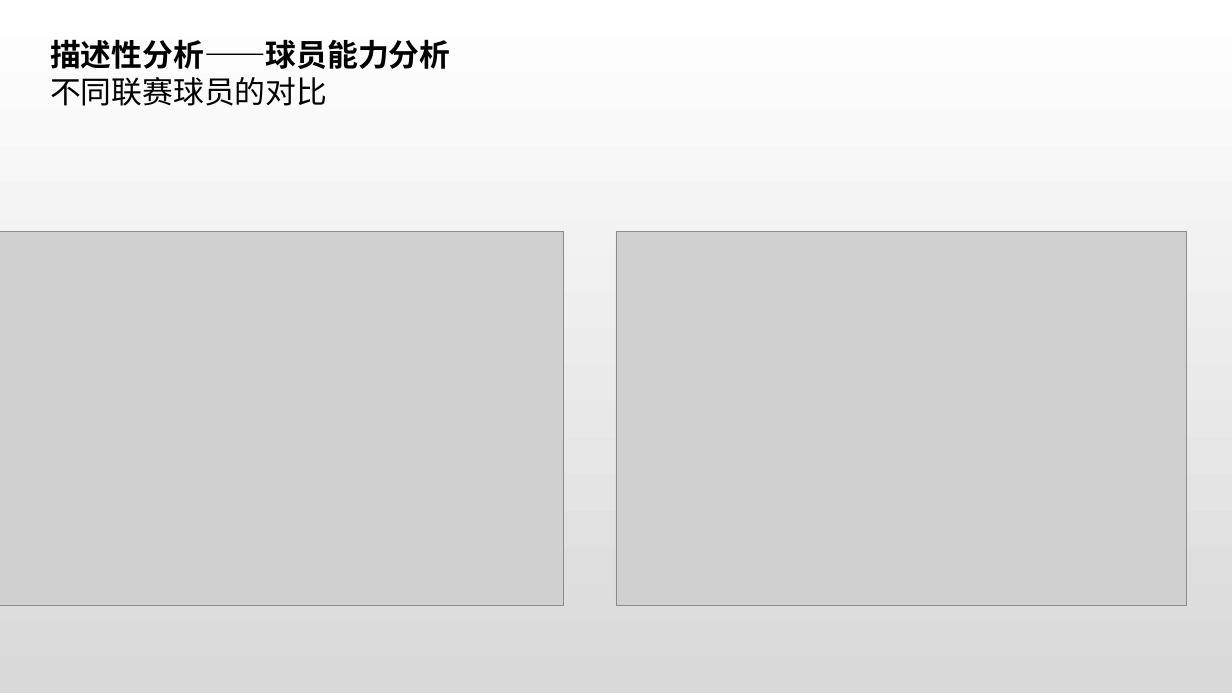
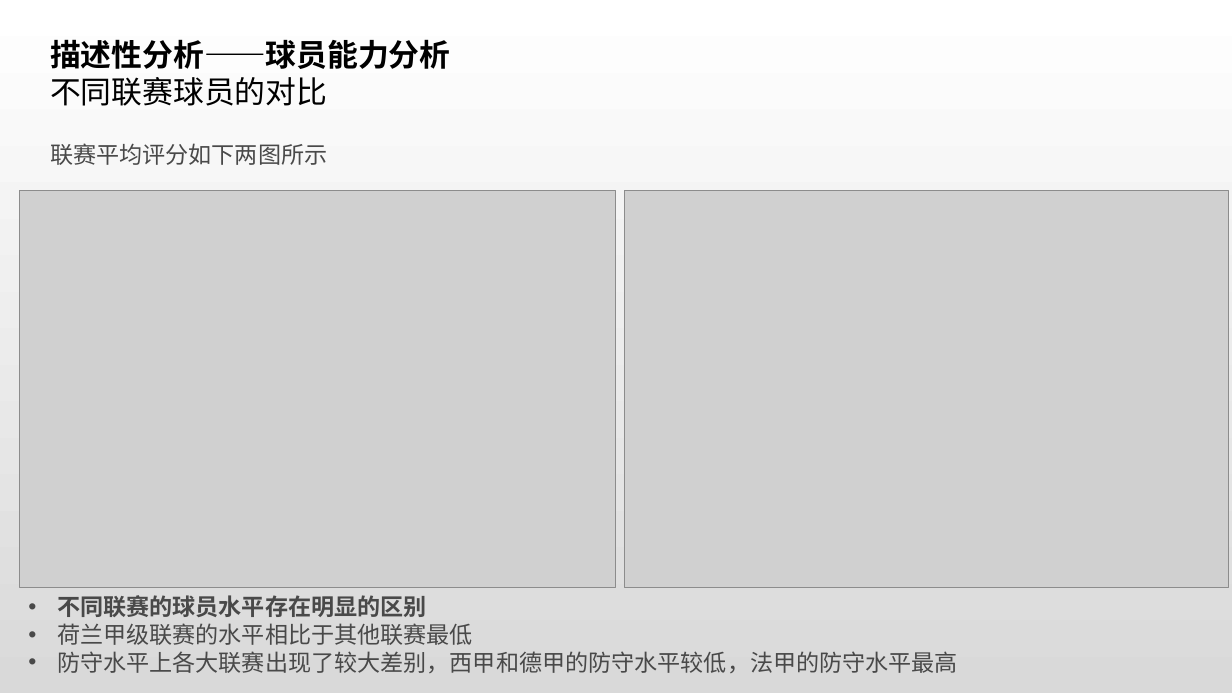
Before and after one commit to rucnyz/soccer, a slide deck: slide 8 of notebooks/欧洲足球展示.pptx. Drawn at 1232x693 pixels with LibreOffice and Linux fonts; fonts in the diff are those of the drawing; grey boxes stand for pictures. Boxes give left, top, right and bottom in pixels: in the first picture for what was removed or moved away, otherwise in the second. Text is boxed around its words. In the diff, an @@ line names an element or a change of style, - is before the commit and + after.

```diff
--- a/notebooks/欧洲足球展示.pptx
+++ b/notebooks/欧洲足球展示.pptx
@@ text added at box(50, 143, 327, 165), 18 pt, text #494949 @@
+联赛平均评分如下两图所示
@@ picture: place and size @@
-picture at box(0, 231, 563, 606)
+picture at box(19, 190, 616, 588)
@@ picture: place and size @@
-picture at box(616, 231, 1188, 605)
+picture at box(625, 190, 1230, 587)
@@ text added at box(57, 595, 958, 673), 18 pt, text #494949 @@
+• 不同联赛的球员水平存在明显的区别
+• 荷兰甲级联赛的水平相比于其他联赛最低
+• 防守水平上各大联赛出现了较大差别，西甲和德甲的防守水平较低，法甲的防守水平最高
```
Also in this commit, not shown: 6 other slides changed, 1 slide added, 6 other files.
